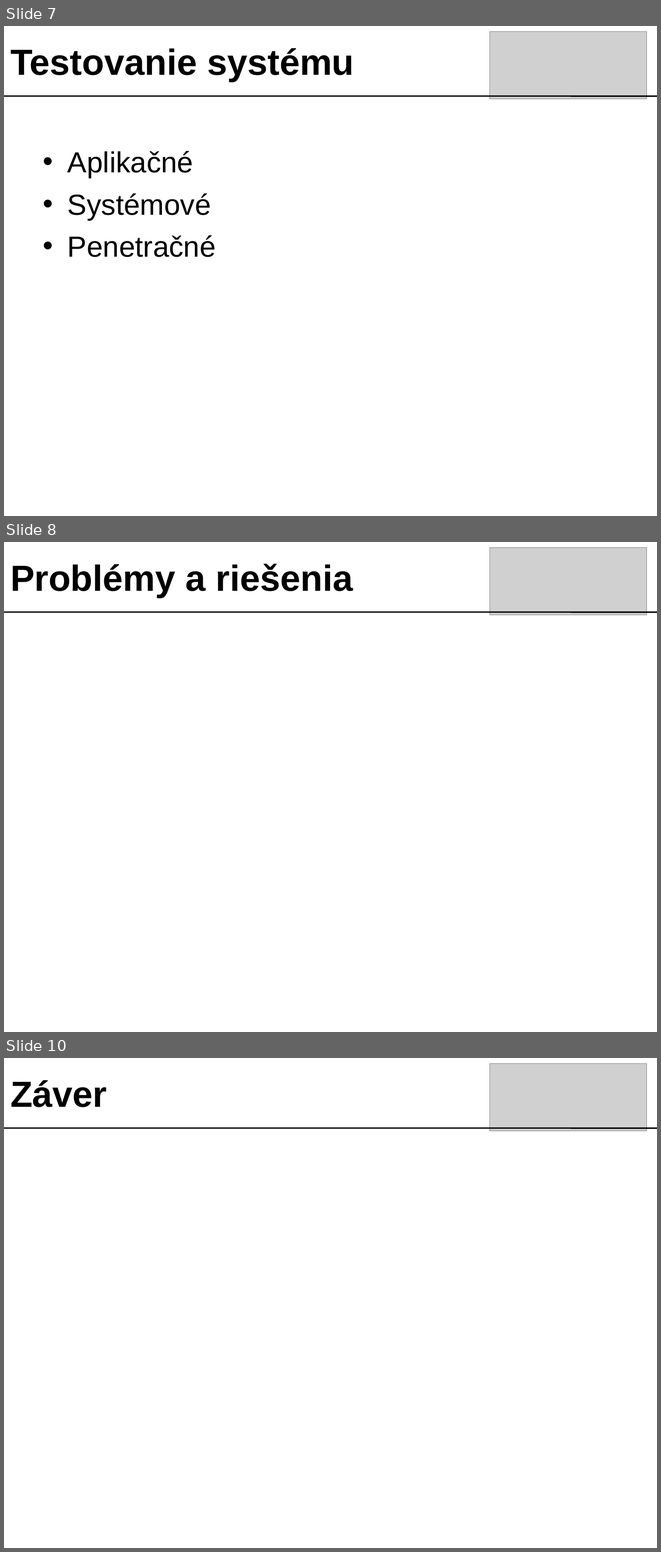
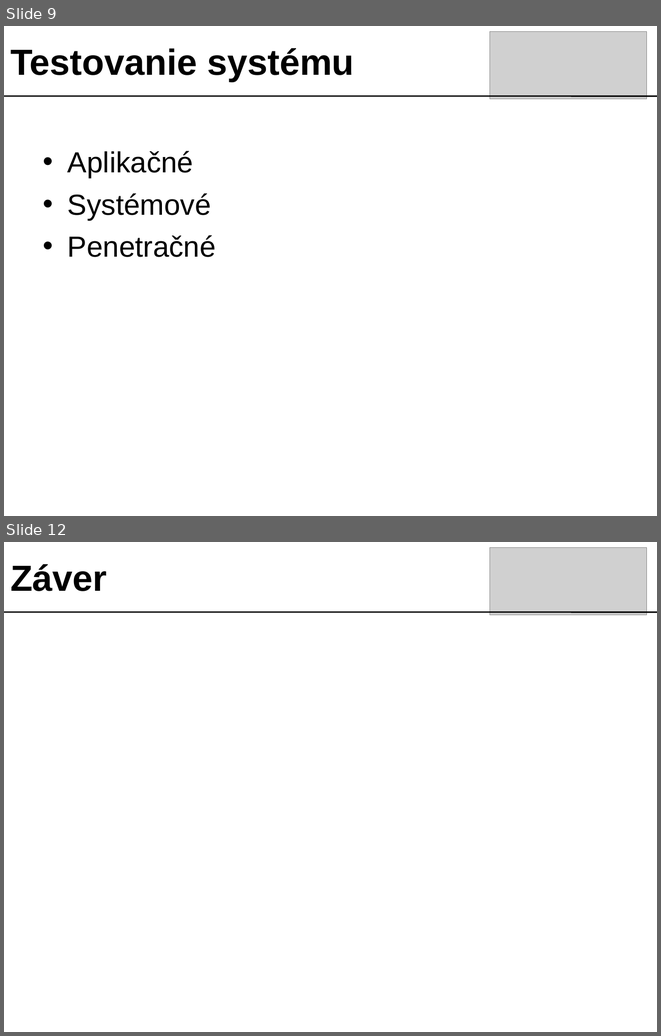
Before and after one commit to googlecode-mirror/timovy2007, a slide deck: doc/prezentacia/tech_presentation.ppt. Shown one above the other, each under a label of ours: slides 7, 8 and 10 before the commit, slides 9 and 12 after it; the slides between them are not shown. The pictures are 661x1552 and 661x1036 pixels, drawn with LibreOffice and Linux fonts; fonts in the diff are those of the drawing; grey boxes stand for pictures. Boxes give left, top, right and bottom in pixels: in the first picture for what was removed or moved away, otherwise in the second. Text is boxed around its words. In the diff, an @@ line names an element or a change of style, - is before the commit and + after.

```diff
--- a/doc/prezentacia/tech_presentation.ppt
+++ b/doc/prezentacia/tech_presentation.ppt
@@ slide 8 removed at box(4, 542, 657, 1032), background #FFFFFF @@
@@ picture removed at box(490, 548, 646, 615) @@
@@ text removed at box(10, 564, 353, 598) @@
-Problémy a riešenia
@@ line removed from (4, 612) to (657, 612) @@
@@ what was slide 7 is now slide 9 @@
@@ what was slide 10 is now slide 12 @@
```
Also in this commit, not shown: 1 slide changed, 4 slides added, 1 other slide removed.
